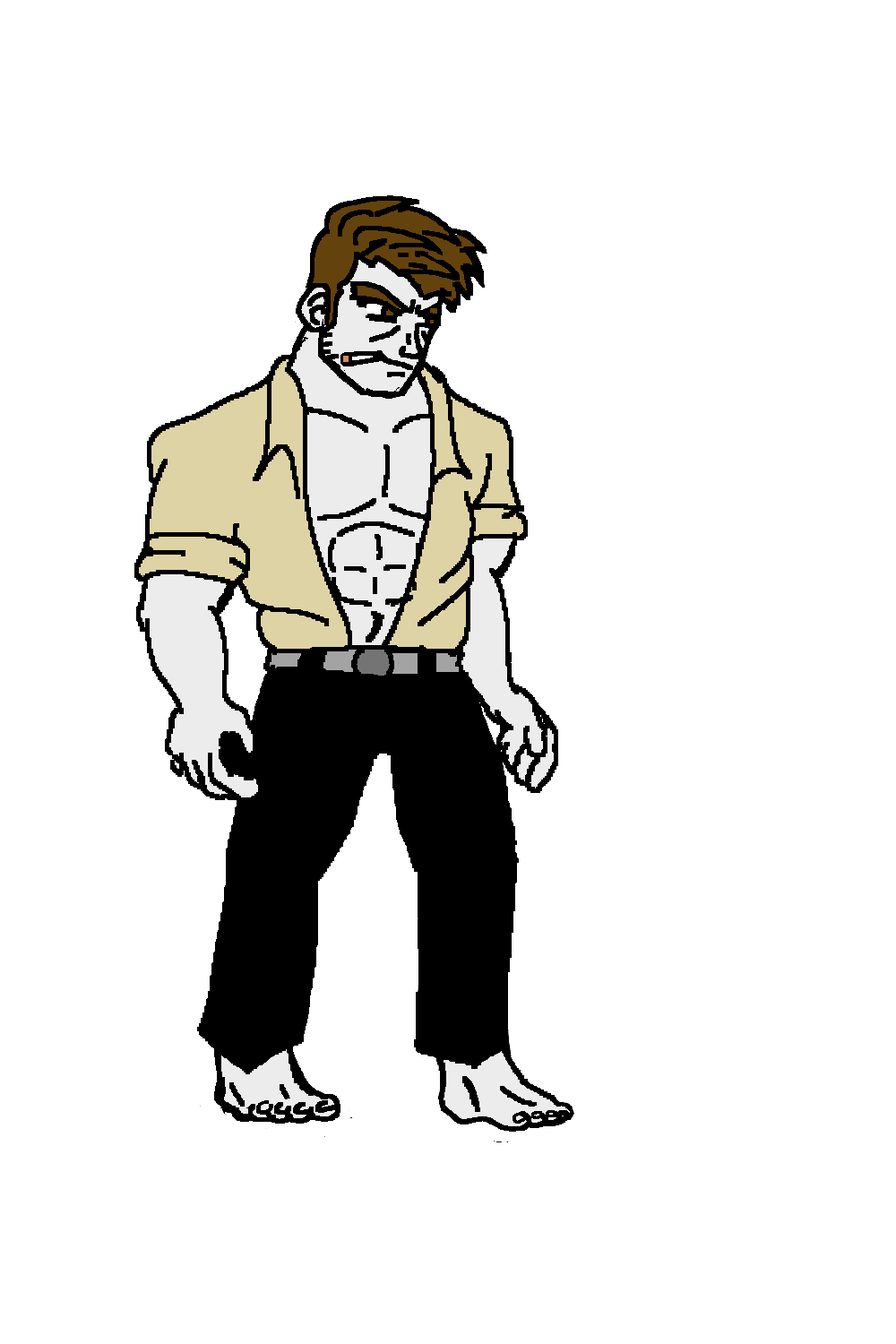
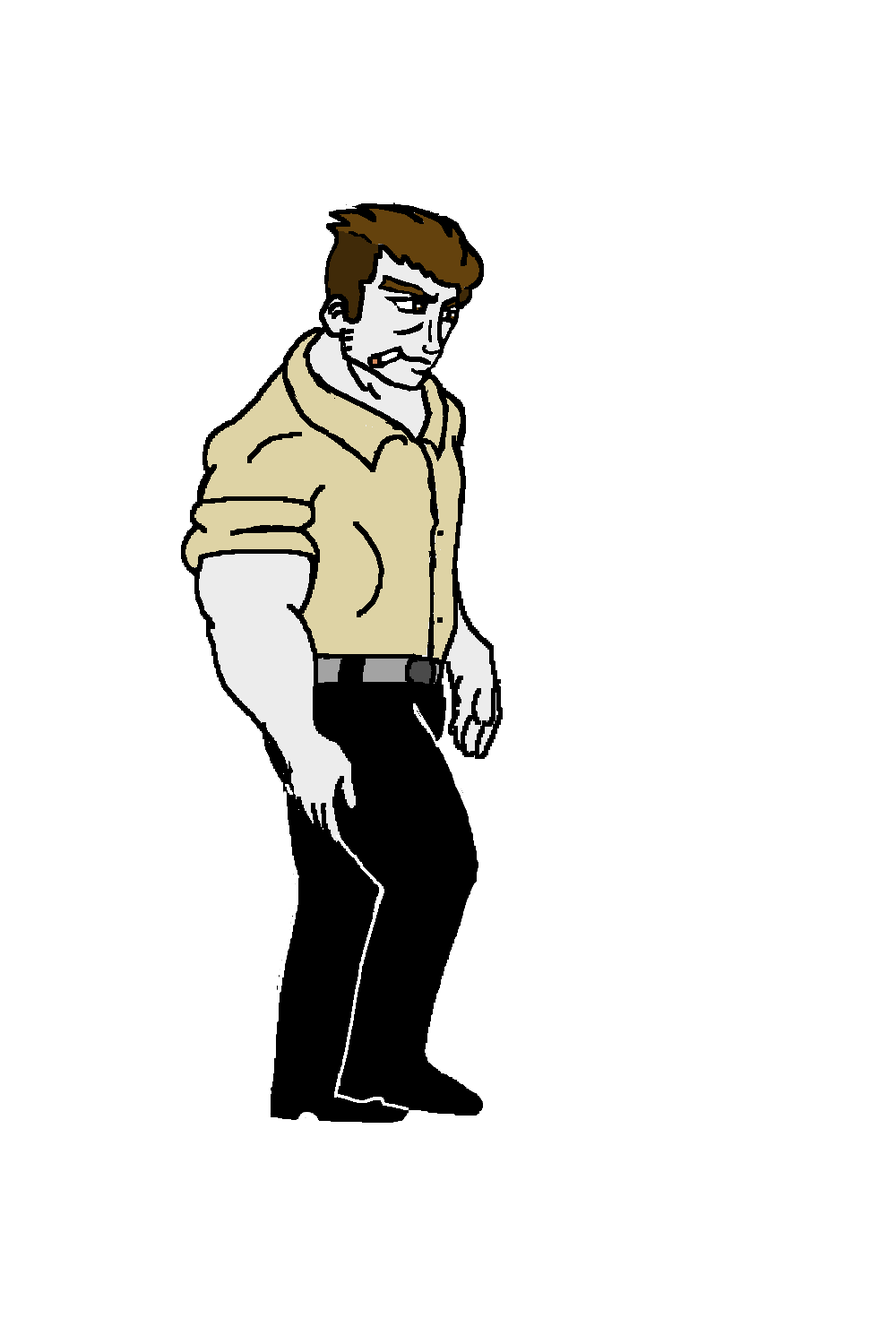
Layer changes from the first 896×1344 image to the second:
added group "Walk7" with 3 layers above "Walk6" over [180, 202, 524, 1125]
showed "Rest7", moved it into group "Walk7", painted on it over [180, 202, 503, 1124]
renamed "Rest1" to "Idle1", hid it, painted on it over [134, 195, 575, 1142]
